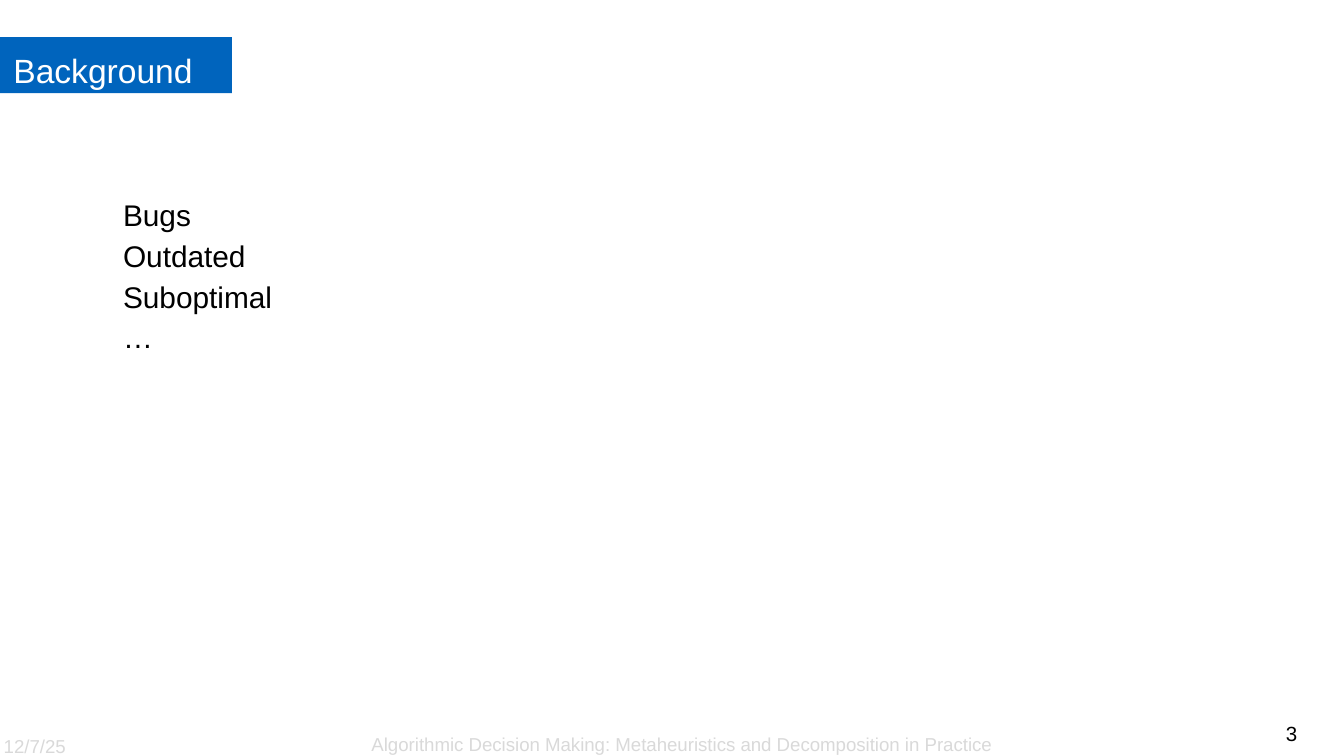
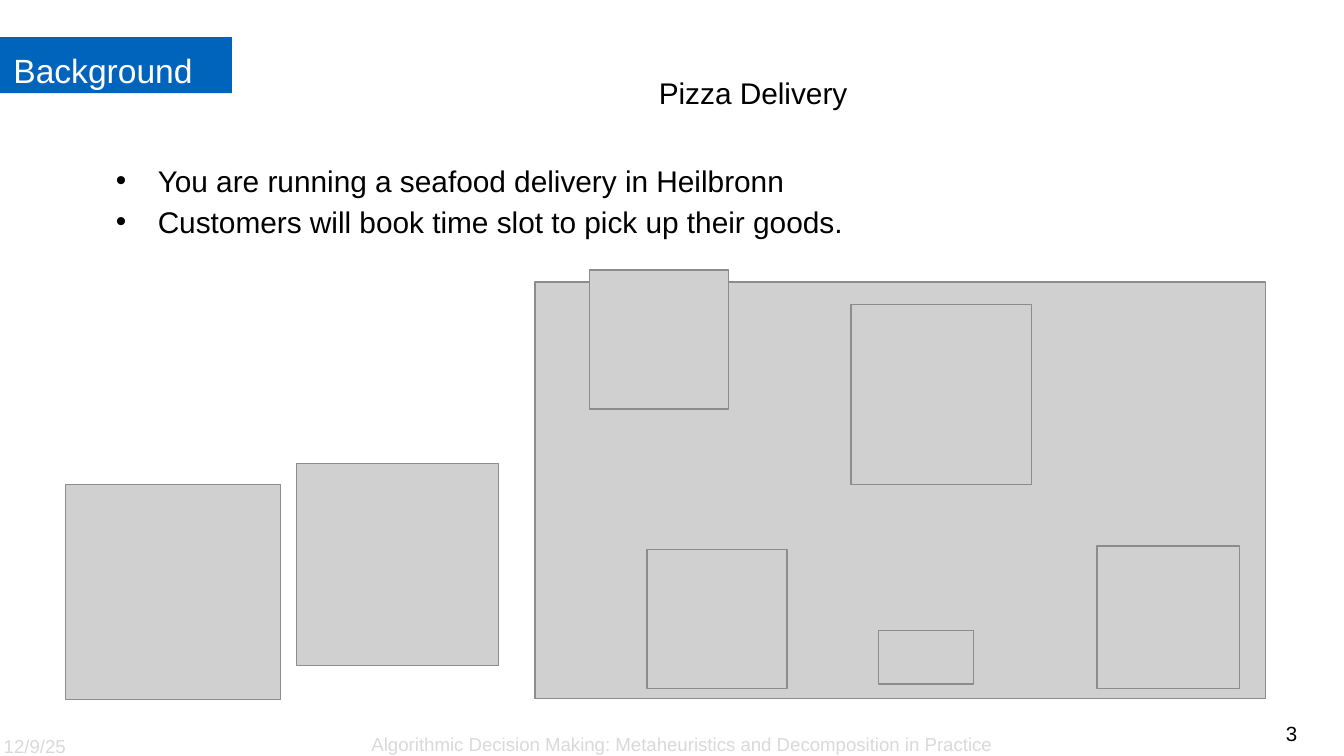
Before and after one commit to SinYita/VRPTW_solver, a slide deck: slide 3 of Presentation.pptx. Drawn at 1344x756 pixels with LibreOffice and Linux fonts; fonts in the diff are those of the drawing; grey boxes stand for pictures; background and template pictures are left out. Boxes give left, top, right and bottom in pixels: in the first picture for what was removed or moved away, otherwise in the second. Text is boxed around its words. In the diff, an @@ line names an element or a change of style, - is before the commit and + after.

Commit message:
update the ppt

```diff
--- a/Presentation.pptx
+++ b/Presentation.pptx
@@ text added at (659, 82, 848, 110), 16 pt, text #000000 @@
+Pizza Delivery
@@ text added at (158, 170, 842, 238), 16 pt, text #000000 @@
+• You are running a seafood delivery in Heilbronn
+• Customers will book time slot to pick up their goods.
@@ text removed at (123, 205, 272, 313) @@
-Bugs
-Outdated
-Suboptimal
-…
@@ picture added at (535, 282, 1265, 699) @@
@@ picture added at (590, 270, 728, 409) @@
@@ picture added at (851, 304, 1031, 484) @@
@@ picture added at (297, 464, 499, 665) @@
@@ picture added at (66, 485, 281, 700) @@
@@ picture added at (646, 550, 786, 688) @@
@@ picture added at (1097, 546, 1239, 688) @@
@@ picture added at (878, 630, 973, 684) @@
@@ text at (4, 736, 66, 756): text changed @@
-12/7/25
+12/9/25
```
Also in this commit, not shown: 15 other slides changed, 1 slide added, 2 other files.
